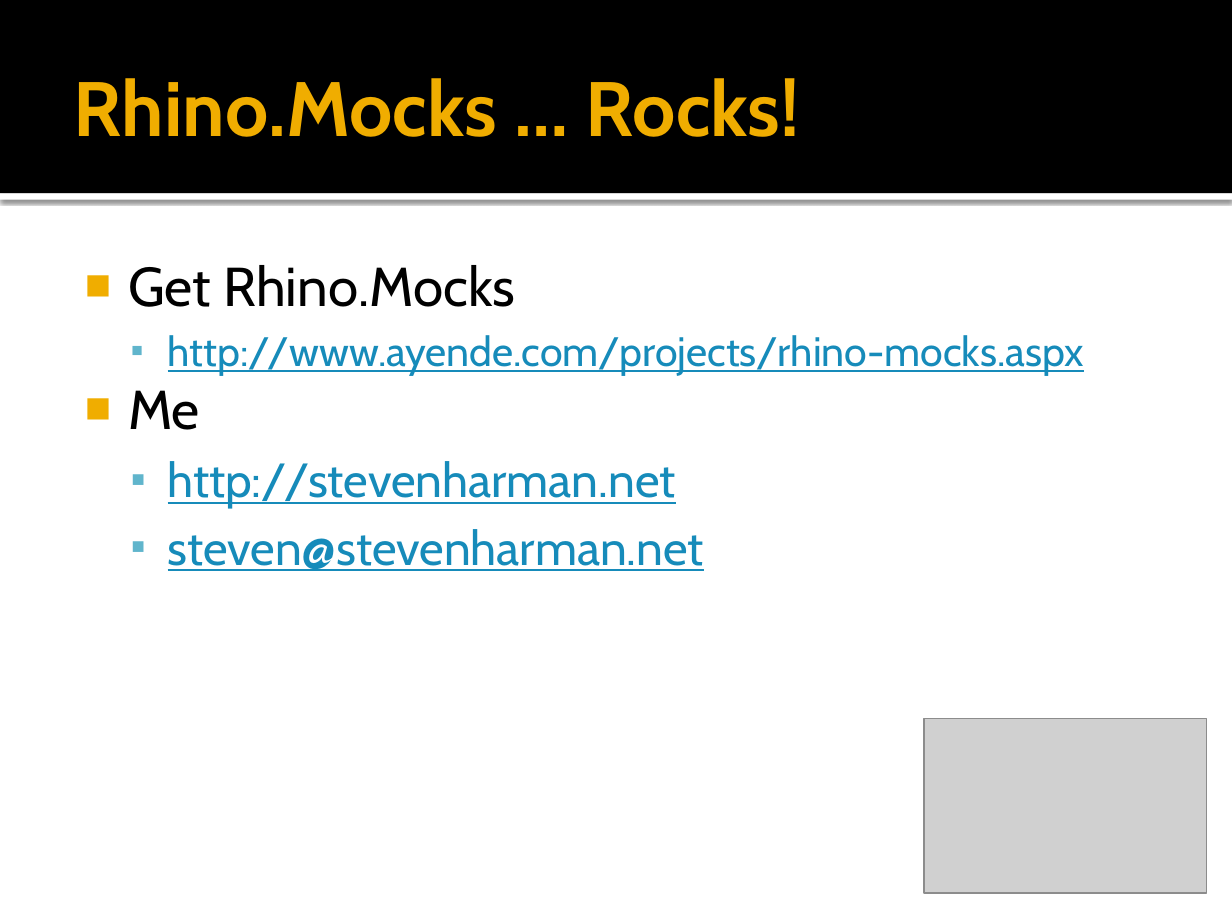
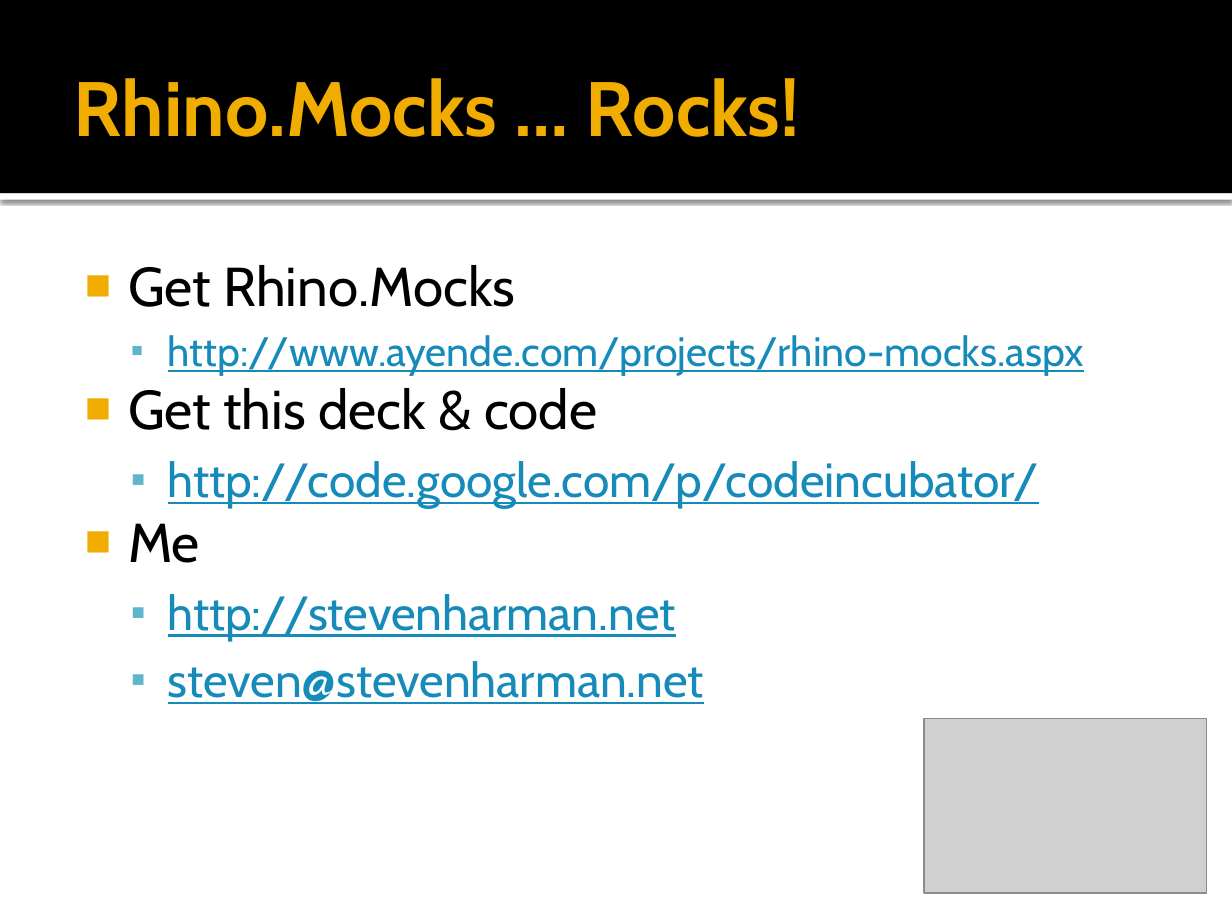
Before and after one commit to stevenharman/codeincubator, a slide deck: slide 7 of Samples/15-minutes-with-rhino.mocks/15 Minutes With Rhino.pptx. Drawn at 1232x924 pixels with LibreOffice and Linux fonts; fonts in the diff are those of the drawing; grey boxes stand for pictures. Boxes give left, top, right and bottom in pixels: in the first picture for what was removed or moved away, otherwise in the second. Text is boxed around its words. In the diff, an @@ line names an element or a change of style, - is before the commit and + after.

Commit message:
added plug for CodeIncubator

```diff
--- a/Samples/15-minutes-with-rhino.mocks/15 Minutes With Rhino.pptx
+++ b/Samples/15-minutes-with-rhino.mocks/15 Minutes With Rhino.pptx
@@ text at (128,388,1039,509): paragraphs added @@
+■ Get this deck & code
+  ▪ http://code.google.com/p/codeincubator/
```
